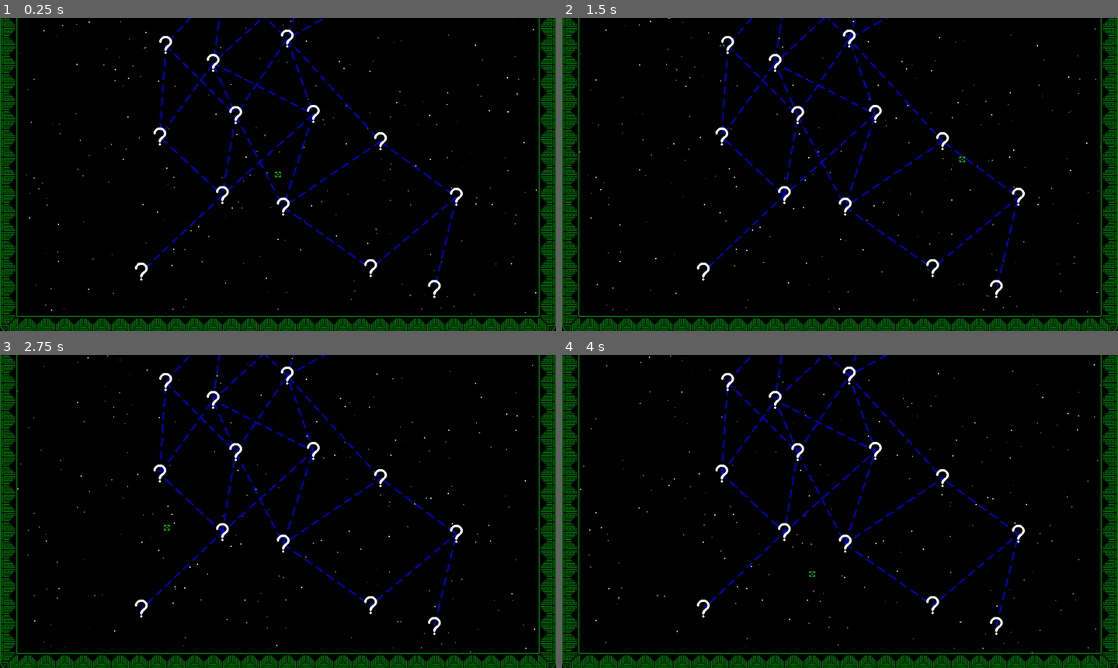
Above: before the commit, frames 1-4 (two rows, left to right).
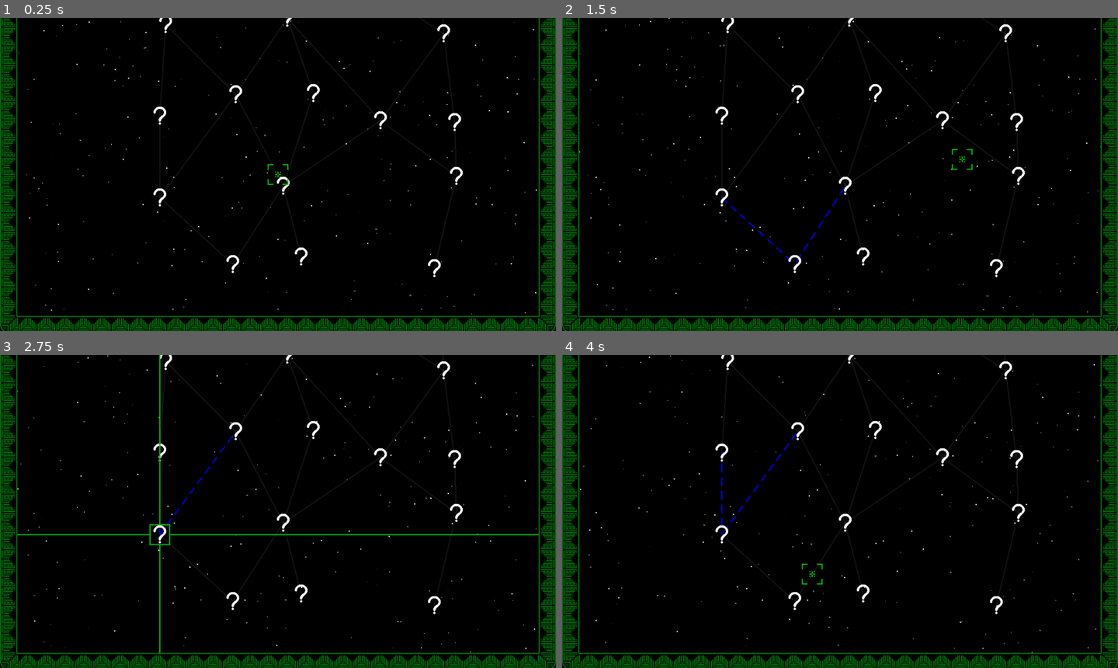
Above: after the commit, the same moments.

Repository: kedalovo/-SG-Spaceship-Management
Game: Godot game, scene res://Map/map.tscn
The game is run twice, just before and just after one commit, with the same random seed, the same clock (stepped at 60 frames per second) and the same inputs. This scene is started directly instead of the project's main scene.
Inputs (mouse positions are in pixels of both pictures, inside the frame that each line leads up to):
- Up to frame 1 (0.25 s): no input
- Up to frame 2 (1.5 s): click (795, 265) at 0.52 s; move the mouse to (962, 158) at 1.27 s; hold Right (right) from 1.28 s (still down); hold ` (test) from 1.28 s (still down); click (962, 158) at 1.42 s
- Up to frame 3 (2.75 s): move the mouse to (166, 527) at 2.02 s; release Right (right) at 2.03 s; release ` (test) at 2.03 s; hold Down (down) from 2.03 s (still down); tap Space (test1) at 2.1 s; click (166, 527) at 2.17 s
- Up to frame 4 (4 s): move the mouse to (895, 442) at 2.77 s; release Down (down) at 2.78 s; hold Right (right) 2.78-3.53 s; hold ` (test) 2.78-3.53 s; click (895, 442) at 2.92 s; move the mouse to (812, 574) at 3.52 s; hold Up (up) from 3.53 s (still down); tap Space (test1) at 3.6 s; click (812, 574) at 3.67 s

The runs differ from the first frame. In frame 1, 2.5% of the frame differs, in the area x 24-84%, y 0-90%; in frame 2, 2.7%; in frame 3, 3.3%, in the area x 3-97%, y 0-96%; in frame 4, 2.7%.

Commit message:
Now current location's connections are drawn with a punctured line properly. All other connections are semi-transparent. Cursor marker shows up in an animated fashion.

Diff:
--- a/Map/Map Node/map_node.gd
+++ b/Map/Map Node/map_node.gd
@@ -6,6 +6,7 @@
 
 signal mouse_entered(node: map_node)
 signal mouse_exited(node: map_node)
+signal button_pressed(node: map_node)
 
 
 @onready var icon: Sprite2D = $Icon
@@ -36,3 +37,7 @@
 
 func _on_mouse_grab_mouse_exited() -> void:
 	mouse_exited.emit(self)
+
+
+func _on_button_pressed() -> void:
+	button_pressed.emit(self)
--- a/Map/Map Node/map_node.tscn
+++ b/Map/Map Node/map_node.tscn
@@ -7,13 +7,14 @@
 
 [node name="Icon" type="Sprite2D" parent="."]
 
-[node name="Mouse Grab" type="Control" parent="."]
-layout_mode = 3
-anchors_preset = 0
+[node name="Button" type="Button" parent="."]
 offset_left = -16.0
 offset_top = -16.0
 offset_right = 16.0
 offset_bottom = 16.0
+focus_mode = 0
+flat = true
 
-[connection signal="mouse_entered" from="Mouse Grab" to="." method="_on_mouse_grab_mouse_entered"]
-[connection signal="mouse_exited" from="Mouse Grab" to="." method="_on_mouse_grab_mouse_exited"]
+[connection signal="mouse_entered" from="Button" to="." method="_on_mouse_grab_mouse_entered"]
+[connection signal="mouse_exited" from="Button" to="." method="_on_mouse_grab_mouse_exited"]
+[connection signal="pressed" from="Button" to="." method="_on_button_pressed"]
--- a/Map/map.gd
+++ b/Map/map.gd
@@ -15,13 +15,18 @@
 @onready var scroll: ScrollContainer = $Scroll
 @onready var cursor: Sprite2D = $Cursor
 @onready var marker: Sprite2D = $Marker
+@onready var marker_animator: AnimationPlayer = $"Marker/Marker Animator"
 @onready var contents: Control = $"Scroll/Map Container/MarginContainer/Contents"
+
+@export var line_color_global: Color
 
 const NUM_OF_DELETIONS: int = 20
 const LINE_NUM: int = 15
 const LINE_LENGTH: int = 5
 const POS_X_SPREAD: int = 32
 const POS_Y_SPREAD: int = 32
+
+var current_location: map_node = null
 
 var grid: Array[Array] = []
 var dummy_grid: Dictionary
@@ -50,9 +55,14 @@
 func _draw() -> void:
 	for i in grid:
 		for j in i:
-			for target in j.connected_to_nodes:
-				if !target.disabled and !j.disabled:
-					draw_default_punctured_line(target.global_position, j.global_position)
+			if j == current_location:
+				for target in j.connected_to_nodes:
+					if !target.disabled and !j.disabled:
+						draw_default_punctured_line(j.global_position, target.global_position)
+			else:
+				for target in j.connected_to_nodes:
+					if !target.disabled and !j.disabled:
+						draw_line(target.global_position, j.global_position, line_color_global, 2)
 
 
 func draw_default_punctured_line(from: Vector2, to: Vector2) -> void:
@@ -200,15 +210,16 @@
 				j.reason = 1
 
 	# Visualising result
-	for i in range(grid.size() - 1, -1, -1):
+	for i in range(0, grid.size()):
 		var line: Array = grid[i]
 		for j in LINE_LENGTH:
 			line[j].reparent(contents)
-			line[j].position = Vector2(j * 128 + 224 + randi_range(-POS_X_SPREAD, POS_X_SPREAD), i * 128 + 128 + randi_range(-POS_Y_SPREAD, POS_Y_SPREAD))
+			line[j].position = Vector2(j * 128 + 224 + randi_range(-POS_X_SPREAD, POS_X_SPREAD), i * -128 + 1884 + randi_range(-POS_Y_SPREAD, POS_Y_SPREAD))
 			line[j].set_texture(QUESTION_ICON)
 			line[j].z_index = 1
-			line[j].mouse_entered.connect(_on_rect_enter)
-			line[j].mouse_exited.connect(_on_rect_exit)
+			line[j].mouse_entered.connect(_on_map_node_mouse_enter)
+			line[j].mouse_exited.connect(_on_map_node_mouse_exit)
+			line[j].button_pressed.connect(_on_map_node_pressed)
 			#var color_rect: ColorRect = ColorRect.new()
 			#map_container.add_child(color_rect)
 			#color_rect.z_index = 1
@@ -218,8 +229,8 @@
 			#line[j].reparent(color_rect)
 			#line[j].position = Vector2.ZERO
 			#color_rect.add_to_group(&"visual_map_nodes")
-			#color_rect.mouse_entered.connect(_on_rect_enter.bind(color_rect))
-			#color_rect.mouse_exited.connect(_on_rect_exit.bind(color_rect))
+			#color_rect.mouse_entered.connect(_on_map_node_mouse_enter.bind(color_rect))
+			#color_rect.mouse_exited.connect(_on_map_node_mouse_exit.bind(color_rect))
 			if line[j].disabled:
 				line[j].hide()
 				#color_rect.hide()
@@ -228,12 +239,16 @@
 				#color_rect.color = Color("00ff00")
 
 
-func _on_rect_enter(rect: Node2D) -> void:
-	marker.position = rect.global_position
-	marker.show()
+func _on_map_node_mouse_enter(node: Node2D) -> void:
+	marker.position = node.global_position
+	marker_animator.play(&"show")
 	cursor.hide()
 
 
-func _on_rect_exit(_rect: Node2D) -> void:
-	marker.hide()
+func _on_map_node_mouse_exit(_node: Node2D) -> void:
+	marker_animator.play_backwards(&"show")
 	cursor.show()
+
+
+func _on_map_node_pressed(node: map_node) -> void:
+	current_location = node
--- a/Map/map.tscn
+++ b/Map/map.tscn
@@ -19,8 +19,44 @@
 axis_stretch_horizontal = 1
 axis_stretch_vertical = 1
 
+[sub_resource type="Animation" id="Animation_6c21g"]
+resource_name = "show"
+length = 0.2
+tracks/0/type = "bezier"
+tracks/0/imported = false
+tracks/0/enabled = true
+tracks/0/path = NodePath(".:modulate:a")
+tracks/0/interp = 1
+tracks/0/loop_wrap = true
+tracks/0/keys = {
+"handle_modes": PackedInt32Array(0, 0),
+"points": PackedFloat32Array(0, 0, 0, 0.2, 0, 1, -0.01, 0, 0, 0),
+"times": PackedFloat32Array(0, 0.2)
+}
+
+[sub_resource type="Animation" id="Animation_me0st"]
+length = 0.001
+tracks/0/type = "bezier"
+tracks/0/imported = false
+tracks/0/enabled = true
+tracks/0/path = NodePath(".:modulate:a")
+tracks/0/interp = 1
+tracks/0/loop_wrap = true
+tracks/0/keys = {
+"handle_modes": PackedInt32Array(0),
+"points": PackedFloat32Array(0, -0.25, 0, 0.25, 0),
+"times": PackedFloat32Array(0)
+}
+
+[sub_resource type="AnimationLibrary" id="AnimationLibrary_s5ibo"]
+_data = {
+"RESET": SubResource("Animation_me0st"),
+"show": SubResource("Animation_6c21g")
+}
+
 [node name="Map" type="Node2D"]
 script = ExtResource("1_jlmf0")
+line_color_global = Color(1, 1, 1, 0.0784314)
 
 [node name="ColorRect" type="ColorRect" parent="."]
 z_index = -1
@@ -115,5 +151,10 @@
 texture = ExtResource("3_2quoa")
 
 [node name="Marker" type="Sprite2D" parent="."]
-visible = false
+modulate = Color(1, 1, 1, 0)
 texture = ExtResource("4_1ecxj")
+
+[node name="Marker Animator" type="AnimationPlayer" parent="Marker"]
+libraries = {
+"": SubResource("AnimationLibrary_s5ibo")
+}
Not shown: 1 places in Map/map.tscn that only renumber resources
Binary file changed: UI/Map cursor.png
